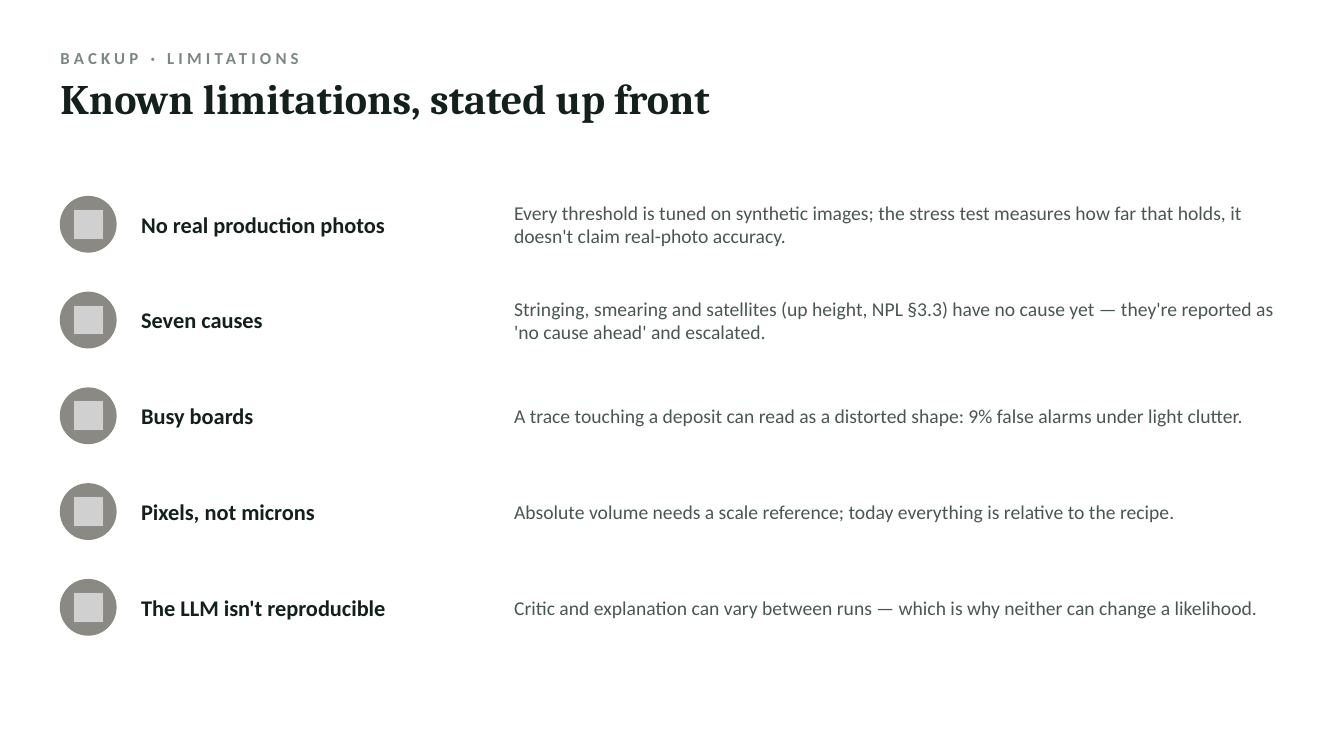
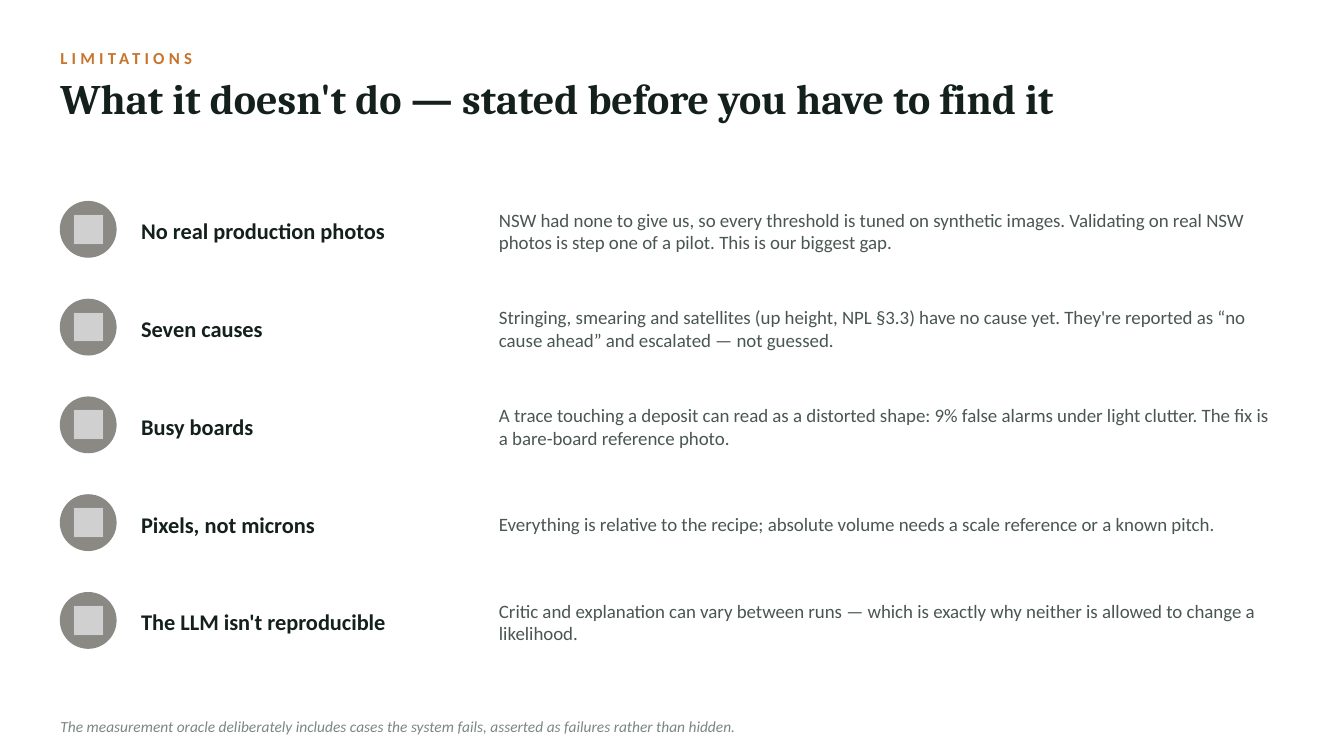
Before and after one commit to Calvin105/AiHorizon, a slide deck: slide 6 of docs/final/AI-Dispensing-Defect-Detective.pptx (slide 13 before the commit). Drawn at 1344x756 pixels with LibreOffice and Linux fonts; fonts in the diff are those of the drawing; grey boxes stand for pictures. Boxes give left, top, right and bottom in pixels: in the first picture for what was removed or moved away, otherwise in the second. Text is boxed around its words. In the diff, an @@ line names an element or a change of style, - is before the commit and + after.

```diff
--- a/docs/final/AI-Dispensing-Defect-Detective.pptx
+++ b/docs/final/AI-Dispensing-Defect-Detective.pptx
@@ text at (60, 42, 968, 73): text changed; text colour #7B8781 to #C8742B @@
-BACKUP · LIMITATIONS
+LIMITATIONS
@@ text at (60, 84, 1053, 124): text changed @@
-Known limitations, stated up front
+What it doesn't do — stated before you have to find it
@@ text "No real production photos": place and size @@
-text "No real production photos" at (141, 217, 384, 237)
+text "No real production photos" at (141, 223, 384, 243)
@@ text at (499, 214, 1243, 252): text changed; size 14 to 13.5 pt @@
-Every threshold is tuned on synthetic images; the stress test measures how far that holds, it doesn't claim real-photo accuracy.
+NSW had none to give us, so every threshold is tuned on synthetic images. Validating on real NSW photos is step one of a pilot. This is our biggest gap.
@@ 2 pictures, 2 ellipses: place and size @@
-2 pictures, 2 ellipses at (60, 197, 116, 348)
+2 pictures, 2 ellipses at (60, 202, 116, 355)
@@ text "Seven causes": place and size @@
-text "Seven causes" at (141, 313, 262, 328)
+text "Seven causes" at (141, 322, 262, 337)
@@ text at (499, 310, 1245, 350): text changed; size 14 to 13.5 pt @@
-Stringing, smearing and satellites (up height, NPL §3.3) have no cause yet — they're reported as 'no cause ahead' and escalated.
+Stringing, smearing and satellites (up height, NPL §3.3) have no cause yet. They're reported as “no cause ahead” and escalated — not guessed.
@@ text "Busy boards": place and size @@
-text "Busy boards" at (141, 408, 254, 428)
+text "Busy boards" at (141, 419, 254, 439)
@@ text at (499, 409, 1269, 448): text changed; size 14 to 13.5 pt @@
-A trace touching a deposit can read as a distorted shape: 9% false alarms under light clutter.
+A trace touching a deposit can read as a distorted shape: 9% false alarms under light clutter. The fix is a bare-board reference photo.
@@ 2 pictures, 2 ellipses: place and size @@
-2 pictures, 2 ellipses at (60, 388, 116, 539)
+2 pictures, 2 ellipses at (60, 397, 116, 551)
@@ text "Pixels, not microns": place and size @@
-text "Pixels, not microns" at (141, 504, 315, 523)
+text "Pixels, not microns" at (141, 517, 315, 536)
@@ text at (499, 518, 1214, 534): text changed; size 14 to 13.5 pt @@
-Absolute volume needs a scale reference; today everything is relative to the recipe.
+Everything is relative to the recipe; absolute volume needs a scale reference or a known pitch.
@@ ellipse: place and size @@
-ellipse at (60, 580, 116, 635)
+ellipse at (60, 593, 116, 648)
@@ text "The LLM isn't reproducible": place and size @@
-text "The LLM isn't reproducible" at (141, 600, 385, 620)
+text "The LLM isn't reproducible" at (141, 614, 385, 634)
@@ picture: place and size @@
-picture at (74, 593, 104, 623)
+picture at (74, 606, 104, 636)
@@ text at (499, 605, 1255, 640): text changed; size 14 to 13.5 pt @@
-Critic and explanation can vary between runs — which is why neither can change a likelihood.
+Critic and explanation can vary between runs — which is exactly why neither is allowed to change a likelihood.
@@ text added at (60, 721, 735, 735), 11 pt, text #7B8781, italic @@
+The measurement oracle deliberately includes cases the system fails, asserted as failures rather than hidden.
```
Also in this commit, not shown: 11 other slides changed, 2 slides added, 1 slide removed, 5 other files.
